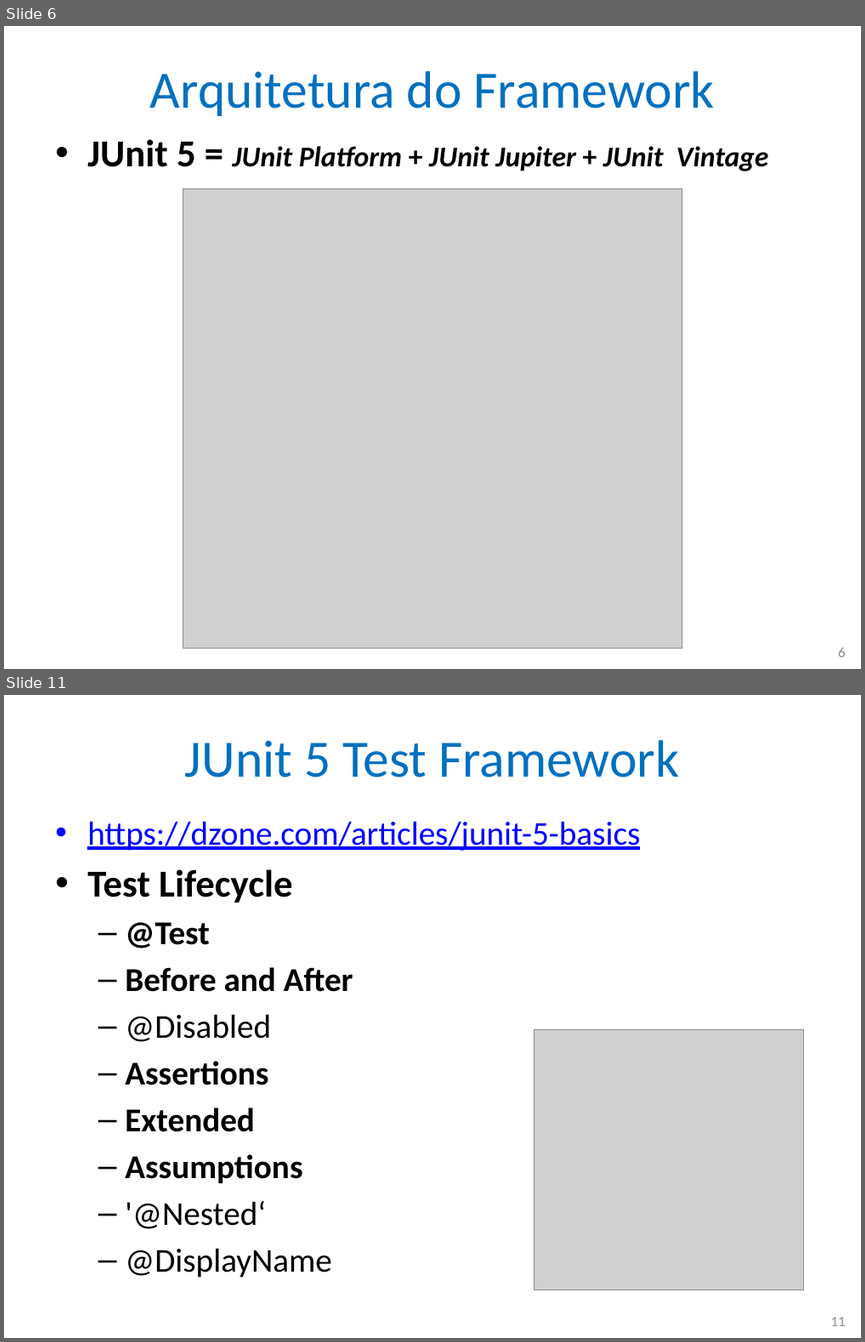
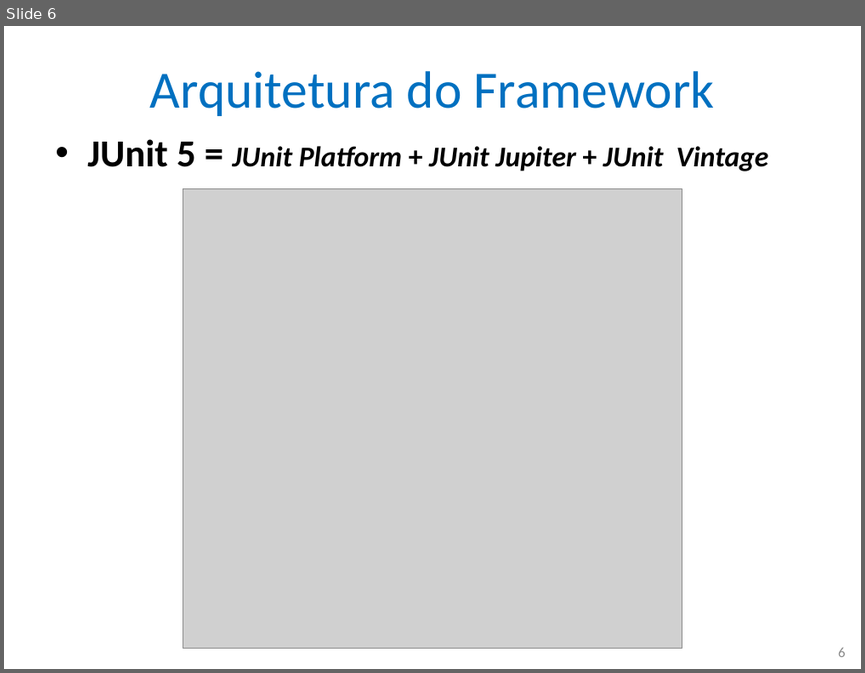
Before and after one commit to nascimentolwtn/INPE-CAP-385_DesenvolvimentoFrameworks, a slide deck: CAP385-00-Presentations/02-JUnit 5/02-JUnit 5.pptx. Shown one above the other, each under a label of ours: slides 6 and 11 before the commit, slide 6 after it; the slides between them are not shown. The pictures are 865x1342 and 865x673 pixels, drawn with LibreOffice and Linux fonts; fonts in the diff are those of the drawing; grey boxes stand for pictures. Boxes give left, top, right and bottom in pixels: in the first picture for what was removed or moved away, otherwise in the second. Text is boxed around its words. In the diff, an @@ line names an element or a change of style, - is before the commit and + after.

```diff
--- a/CAP385-00-Presentations/02-JUnit 5/02-JUnit 5.pptx
+++ b/CAP385-00-Presentations/02-JUnit 5/02-JUnit 5.pptx
@@ slide 11 removed at (4,695,861,1338), background #FFFFFF @@
@@ title removed at (185,740,679,777) @@
-JUnit 5 Test Framework
@@ text removed at (87,821,640,1277) @@
-• https://dzone.com/articles/junit-5-basics
-• Test Lifecycle
-  – @Test
-  – Before and After
-  – @Disabled
-  – Assertions
-  – Extended
-  – Assumptions
-  – '@Nested‘
-  – @DisplayName
@@ picture removed at (534,1030,803,1290) @@
@@ page number removed at (831,1316,846,1326) @@
-11
```
Also in this commit, not shown: 15 other slides removed.
